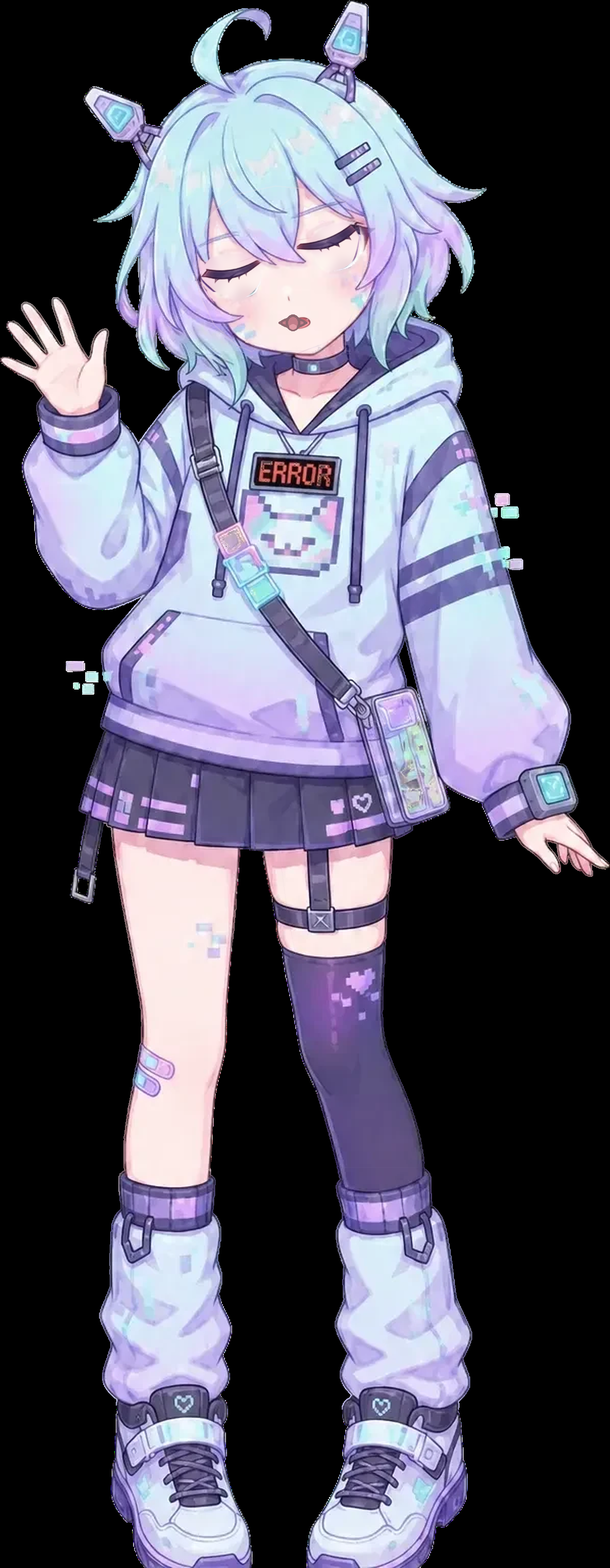
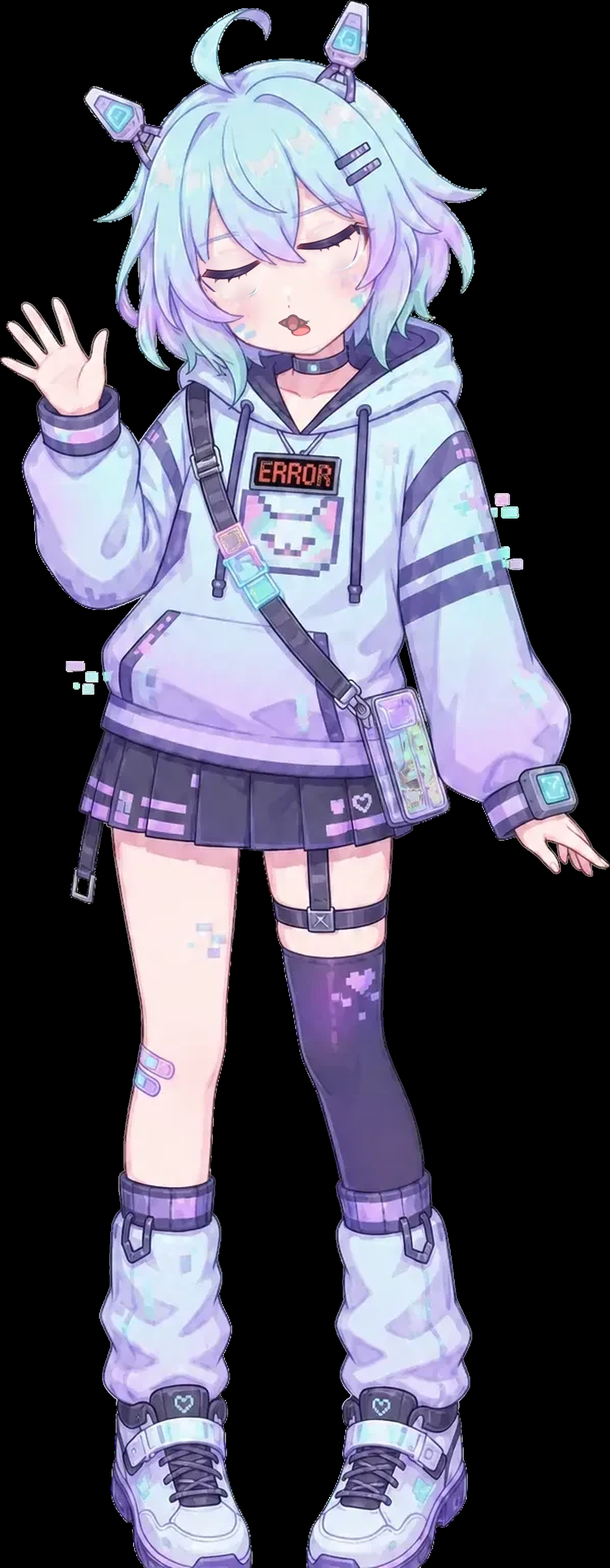
The second 610px x 1568px image is a revision of the first. Changes to its layers:
painted on "42_mouth_A" over (x1=287, y1=295, x2=312, y2=338)
